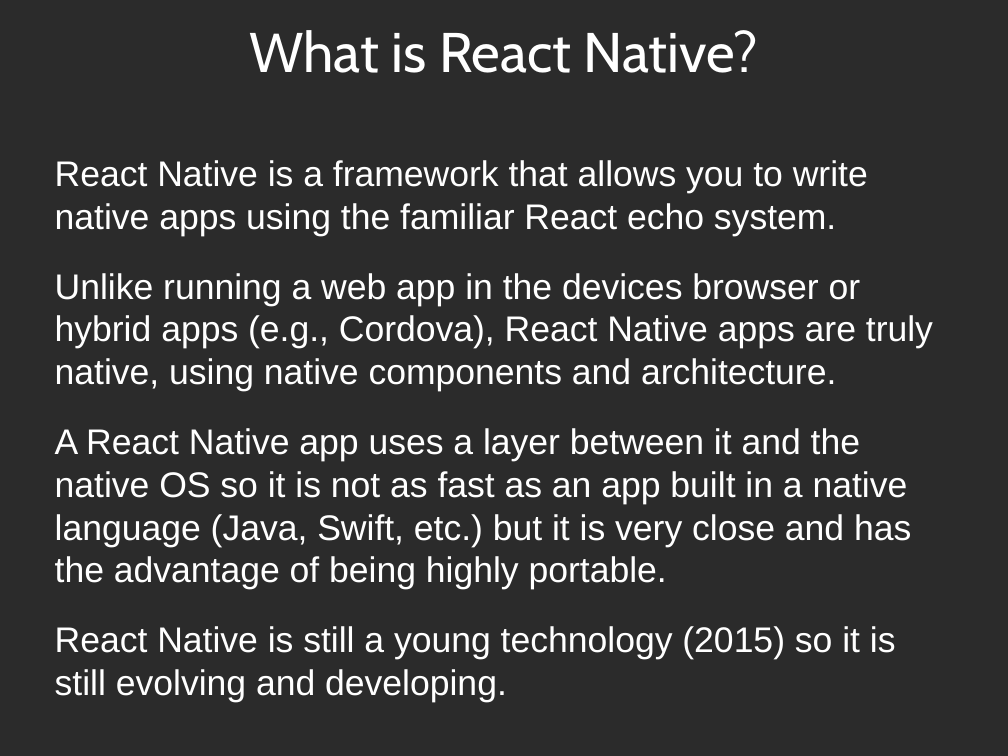
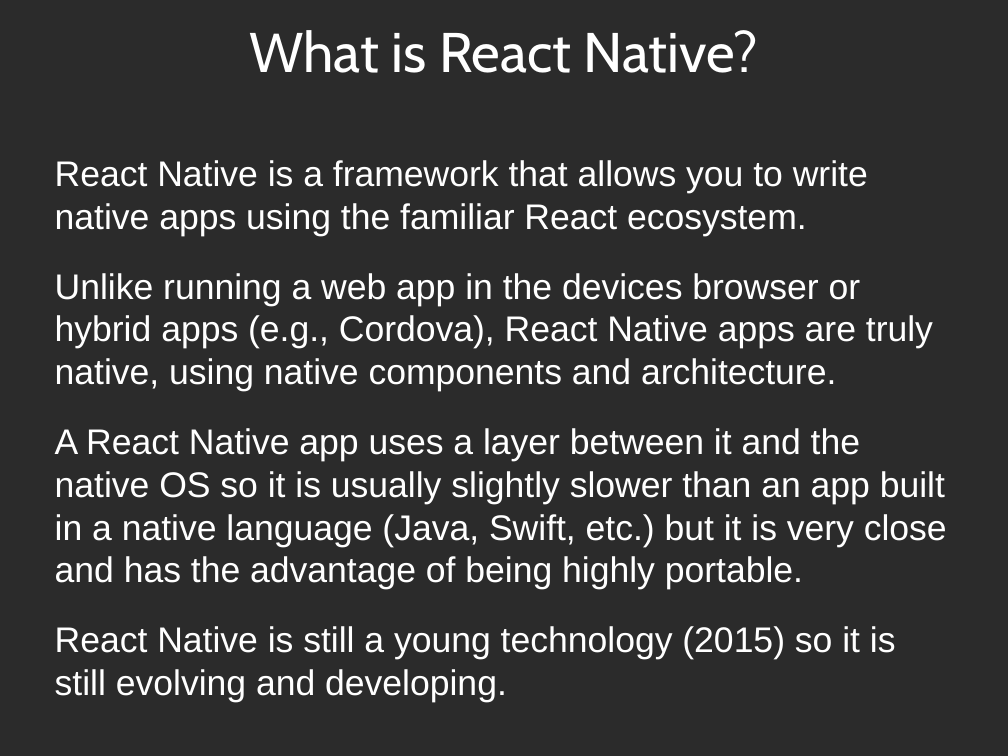
Before and after one commit to kevinsmithwebdev-zz/tvc, a slide deck: slide 1 of react-native/rn.odp. Drawn at 1008x756 pixels with LibreOffice and Linux fonts; fonts in the diff are those of the drawing; background and template pictures are left out; a plain dark background stands for a picture behind light text. Boxes give left, top, right and bottom in pixels: in the first picture for what was removed or moved away, otherwise in the second. Text is boxed around its words. In the diff, an @@ line names an element or a change of style, - is before the commit and + after.

```diff
--- a/react-native/rn.odp
+++ b/react-native/rn.odp
@@ text at box(55, 160, 868, 236): text changed @@
-React Native is a framework that allows you to write native apps using the familiar React echo system.
+React Native is a framework that allows you to write native apps using the familiar React ecosystem.
@@ text at box(55, 428, 947, 590): text changed @@
-A React Native app uses a layer between it and the native OS so it is not as fast as an app built in a native language (Java, Swift, etc.) but it is very close and has the advantage of being highly portable.
+A React Native app uses a layer between it and the native OS so it is usually slightly slower than an app built in a native language (Java, Swift, etc.) but it is very close and has the advantage of being highly portable.
```
Also in this commit, not shown: 6 other slides changed, 7 other files.
